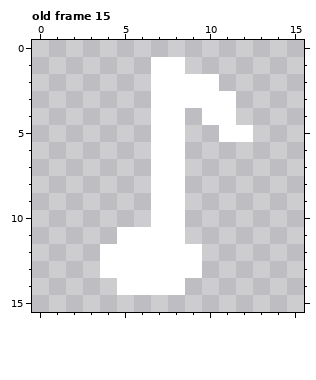
Pixel-art file, stored at GameData/图片素材/icon_16x16.aseprite. Above is the file before it was changed.
16x16 pixels, 33 frames. Pixels under 10% opacity are left out. Colours within 5 levels of each other are drawn and written as one. Shown: old frame 15. The commit also changed other frames, which this record leaves out.
And afterwards:
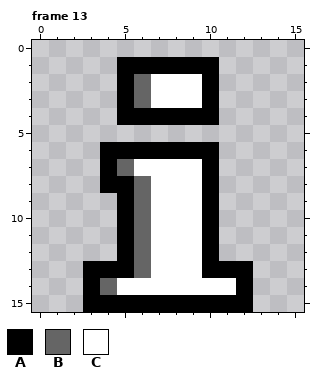
Palette (. is transparent): A #000000  B #656565  C #ffffff
A new or re-ordered frame is compared with the old frame closest to it.
Change:
layer "features" now shown
layer "effect" now hidden
frames re-ordered
Frame 13 against old frame 15:
Colour A now appears in row 1 at x 5 to 6 and 9 to 10; in rows 2 to 3 at x 5; in row 4 at x 5 to 6 and 9; in row 6 at x 4 to 6 and 9 to 10; in row 7 at x 4 and 10; in row 8 at x 4 to 5 and 10.
Colour A now appears in rows 9 to 10 at x 5 and 10; in rows 11 to 12 at x 10; in row 13 at x 3 and 10 to 12; in row 14 at x 3 and 12; in row 15 at x 3 to 12.
The author changed colour C to colour A in row 1 at x 7 to 8; in rows 2 to 3 at x 10; in row 4 at x 7 to 8 and 10; in row 6 at x 7 to 8; in rows 11 to 12 at x 5; in row 13 at x 4 to 5.
Colour B now appears in rows 2 to 3 at x 6; in row 7 at x 5; in rows 8 to 10 at x 6; in row 14 at x 4.
The author changed colour C to colour B in rows 11 to 13 at x 6.
Colour C now appears in row 7 at x 6 and 9; in rows 8 to 11 at x 9; in row 14 at x 9 to 11.
The author cleared colour C in rows 3 to 4 at x 11; in row 5 at x 7 to 8 and 11 to 12; in row 12 at x 4.
